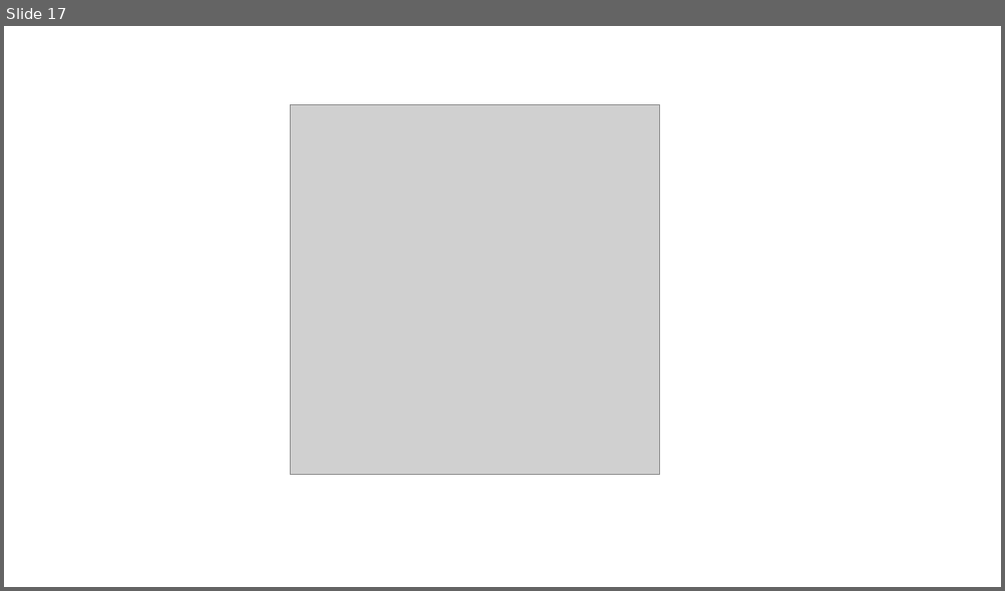
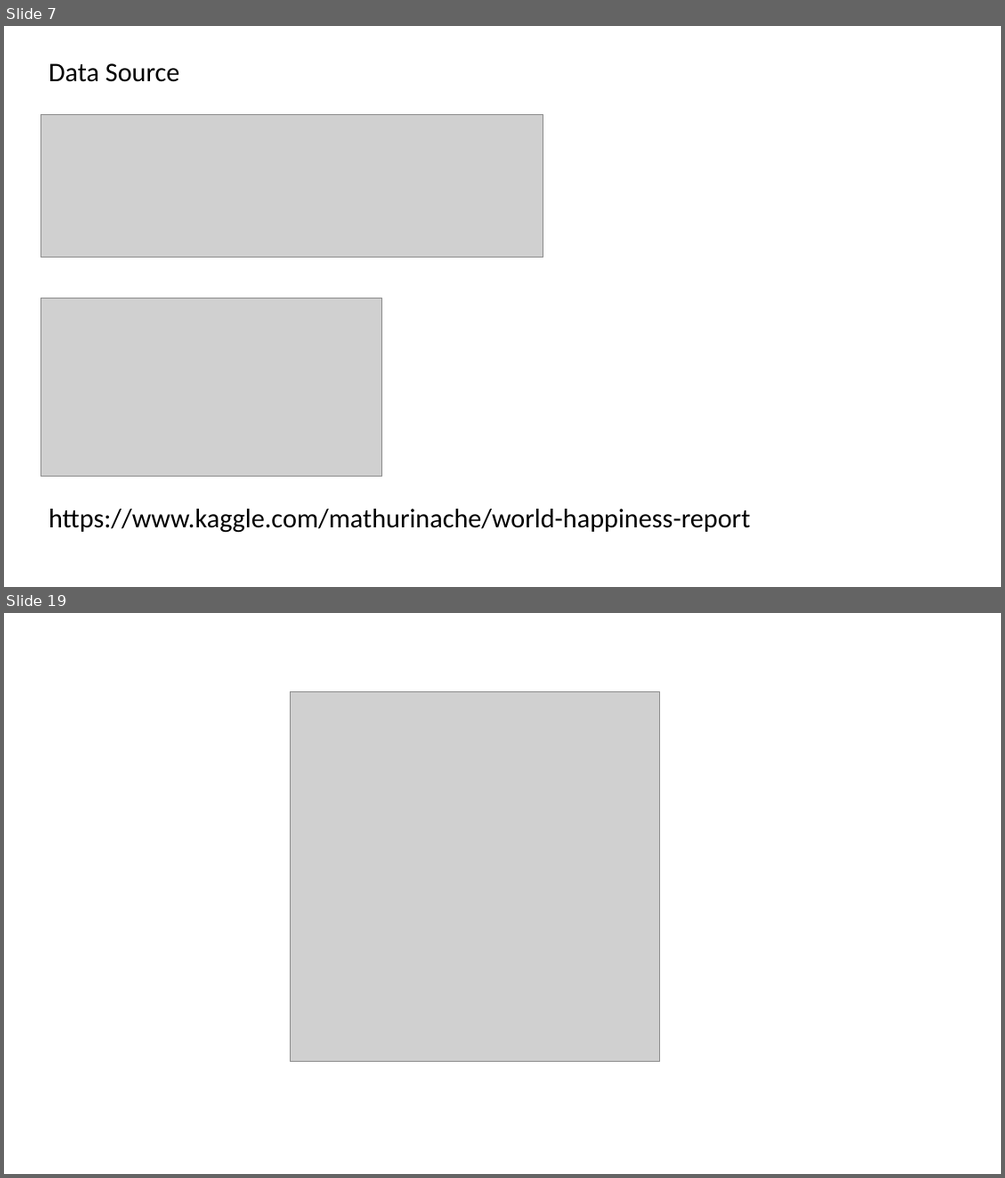
Before and after one commit to Alvin1359/world-happiness-report, a slide deck: World Happiness Report Presentation.pptx. Shown one above the other, each under a label of ours: slide 17 before the commit, slides 7 and 19 after it; the slides between them are not shown. The pictures are 1005x591 and 1005x1178 pixels, drawn with LibreOffice and Linux fonts; fonts in the diff are those of the drawing; grey boxes stand for pictures. Boxes give left, top, right and bottom in pixels: in the first picture for what was removed or moved away, otherwise in the second. Text is boxed around its words. In the diff, an @@ line names an element or a change of style, - is before the commit and + after.

```diff
--- a/World Happiness Report Presentation.pptx
+++ b/World Happiness Report Presentation.pptx
@@ slide 7 added at [4,26,1001,587], background #FFFFFF @@
@@ text added at [48,63,180,82], 25.9 pt, text #000000 @@
+Data Source
@@ picture added at [41,114,543,257] @@
@@ picture added at [41,298,381,476] @@
@@ text added at [48,508,750,532], 25.9 pt, text #000000 @@
+https://www.kaggle.com/mathurinache/world-happiness-report
@@ what was slide 17 is now slide 19 @@
```
Also in this commit, not shown: 8 slides changed, 7 other slides added, 6 slides removed, 3 other files.
